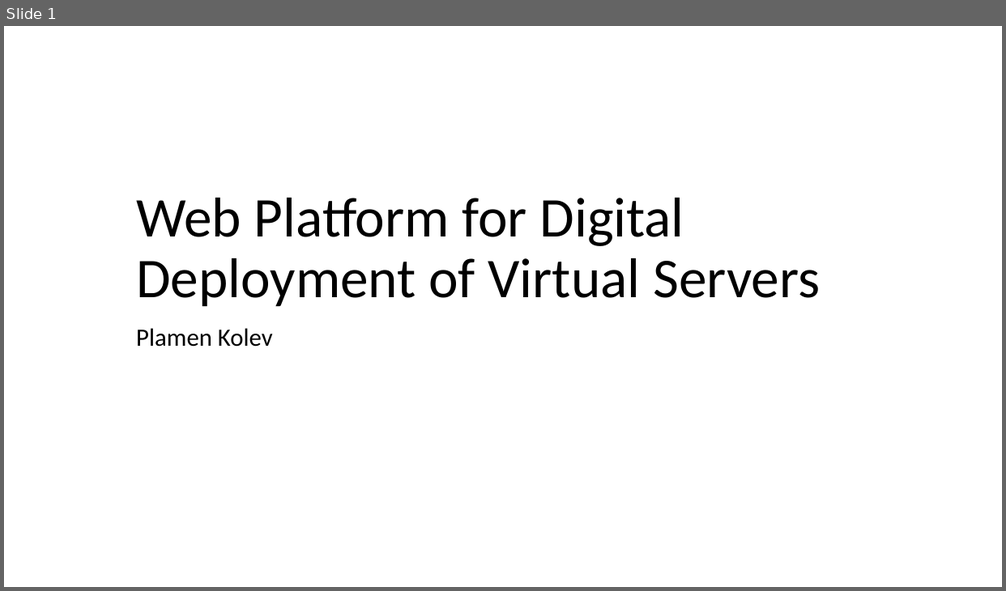
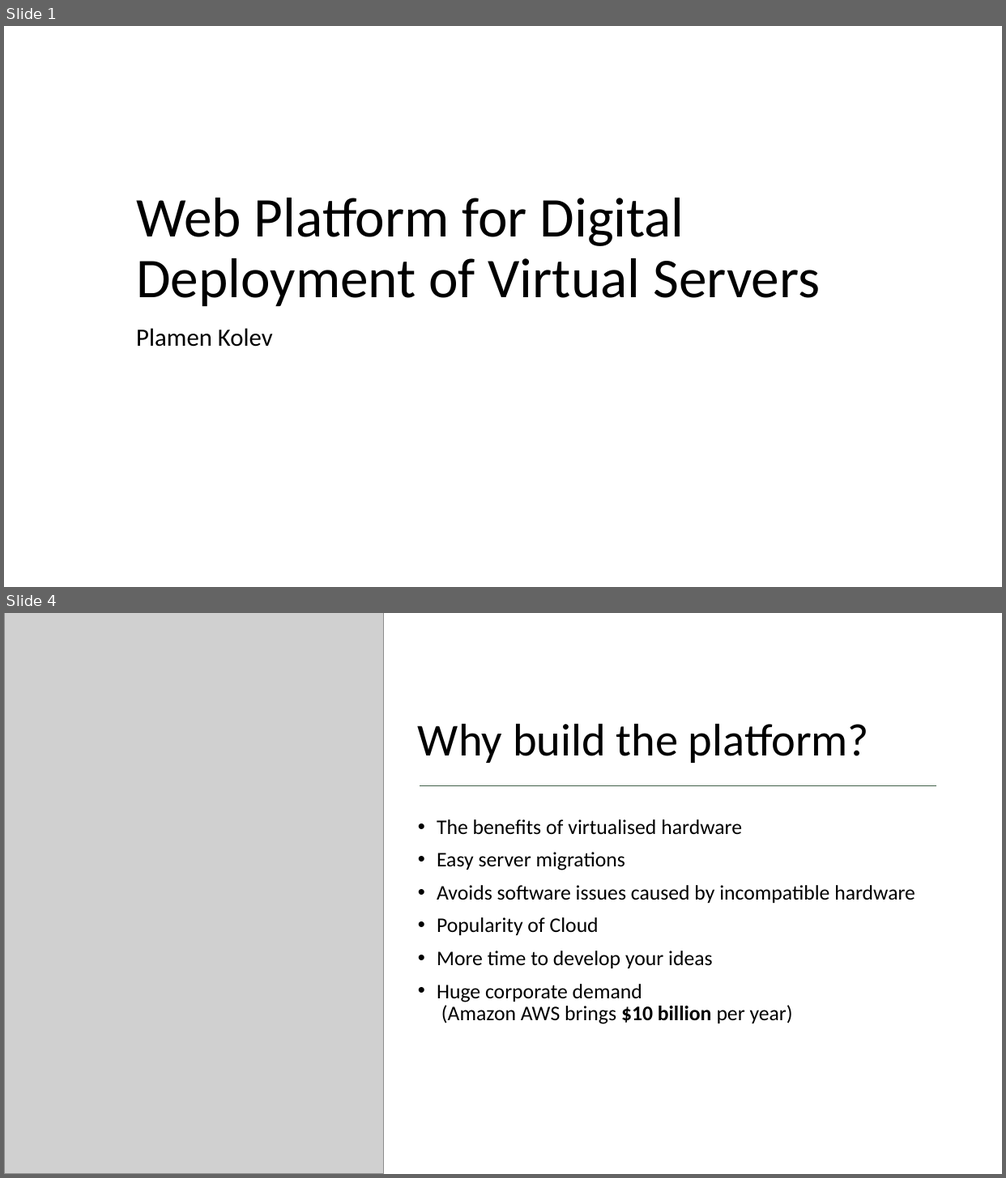
Before and after one commit to plamen-kolev/Software-Engineer-Dissertation, a slide deck: presentation.pptx. Shown one above the other, each under a label of ours: slide 1 before the commit, slides 1 and 4 after it; the slides between them are not shown. The pictures are 1006x591 and 1006x1178 pixels, drawn with LibreOffice and Linux fonts; fonts in the diff are those of the drawing; grey boxes stand for pictures. Boxes give left, top, right and bottom in pixels: in the first picture for what was removed or moved away, otherwise in the second. Text is boxed around its words. In the diff, an @@ line names an element or a change of style, - is before the commit and + after.

```diff
--- a/presentation.pptx
+++ b/presentation.pptx
@@ slide 4 added at [4,613,1002,1174], background #FFFFFF @@
@@ picture added at [4,613,384,1174] @@
@@ title added at [418,723,869,763], 44 pt, text #000000 @@
+Why build the platform?
@@ line added from (420, 786) to (937, 786), #416049 0.5 pt @@
@@ text added at [437,820,915,1024], 20 pt, text #000000 @@
+• The benefits of virtualised hardware
+• Easy server migrations
+• Avoids software issues caused by incompatible hardware
+• Popularity of Cloud
+• More time to develop your ideas
+• Huge corporate demand
+  (Amazon AWS brings $10 billion per year)
```
Also in this commit, not shown: 2 slides changed, 4 other slides added, 1 slide removed, 4 other files.
